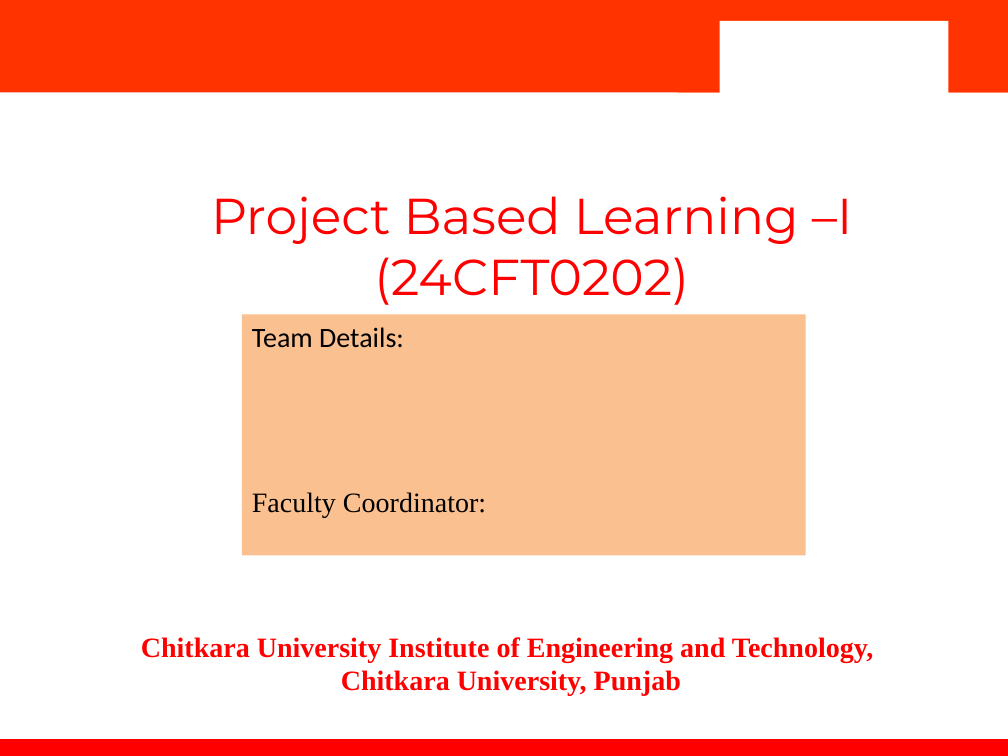
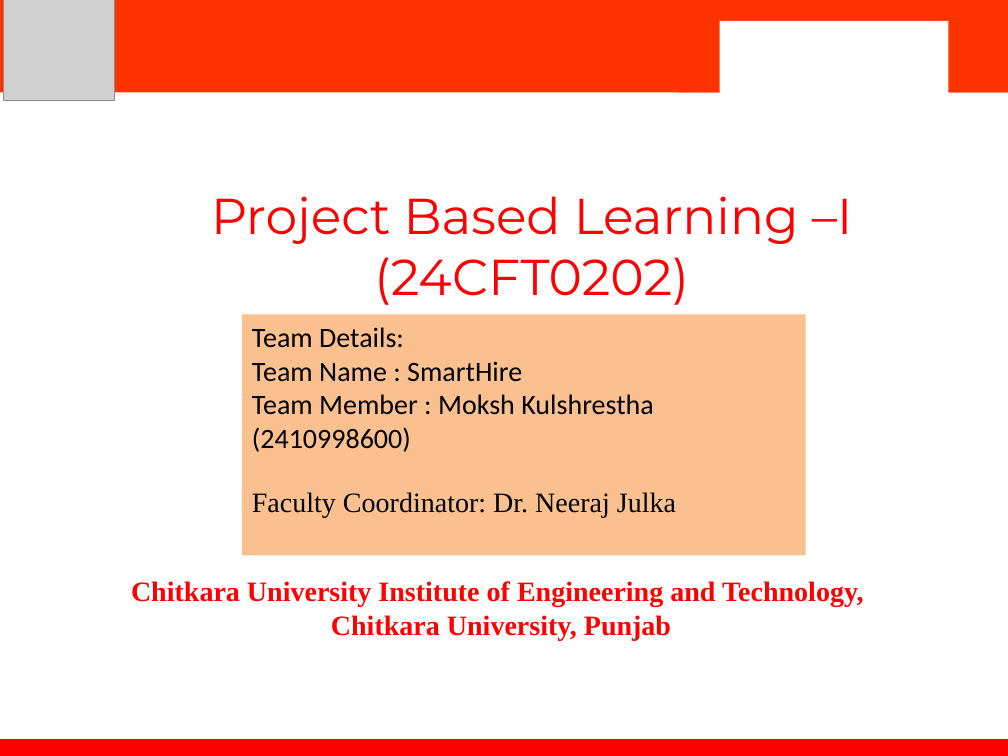
Before and after one commit to Moksh008/SmartHire, a slide deck: slide 1 of Presentation PBL-I AIFT.pptx. Drawn at 1008x756 pixels with LibreOffice and Linux fonts; fonts in the diff are those of the drawing; grey boxes stand for pictures; background and template pictures are left out. Boxes give left, top, right and bottom in pixels: in the first picture for what was removed or moved away, otherwise in the second. Text is boxed around its words. In the diff, an @@ line names an element or a change of style, - is before the commit and + after.

```diff
--- a/Presentation PBL-I AIFT.pptx
+++ b/Presentation PBL-I AIFT.pptx
@@ picture added at bbox=[4, 0, 115, 100] @@
@@ text in rectangle at bbox=[252, 361, 676, 517]: text changed; font Times New Roman to Calibri @@
-Faculty Coordinator:
+Team Name : SmartHire
+Team Member : Moksh Kulshrestha (2410998600)
+Faculty Coordinator: Dr. Neeraj Julka
@@ text removed at bbox=[361, 513, 389, 618] @@
-:
@@ text "Chitkara University Institute of Engineering ...": place and size @@
-text "Chitkara University Institute of Engineering ..." at bbox=[141, 637, 874, 696]
+text "Chitkara University Institute of Engineering ..." at bbox=[131, 581, 864, 640]
```
Also in this commit, not shown: 18 other files.
